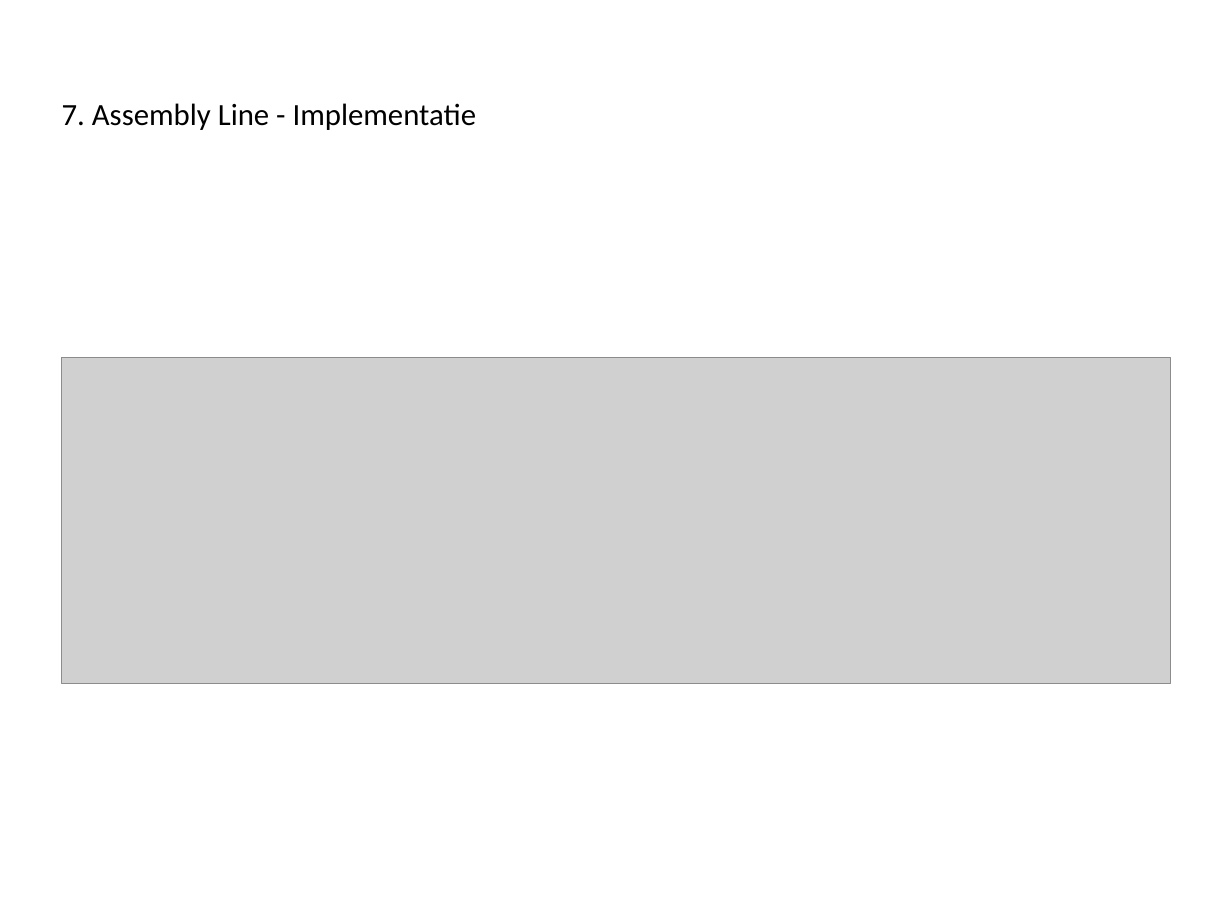
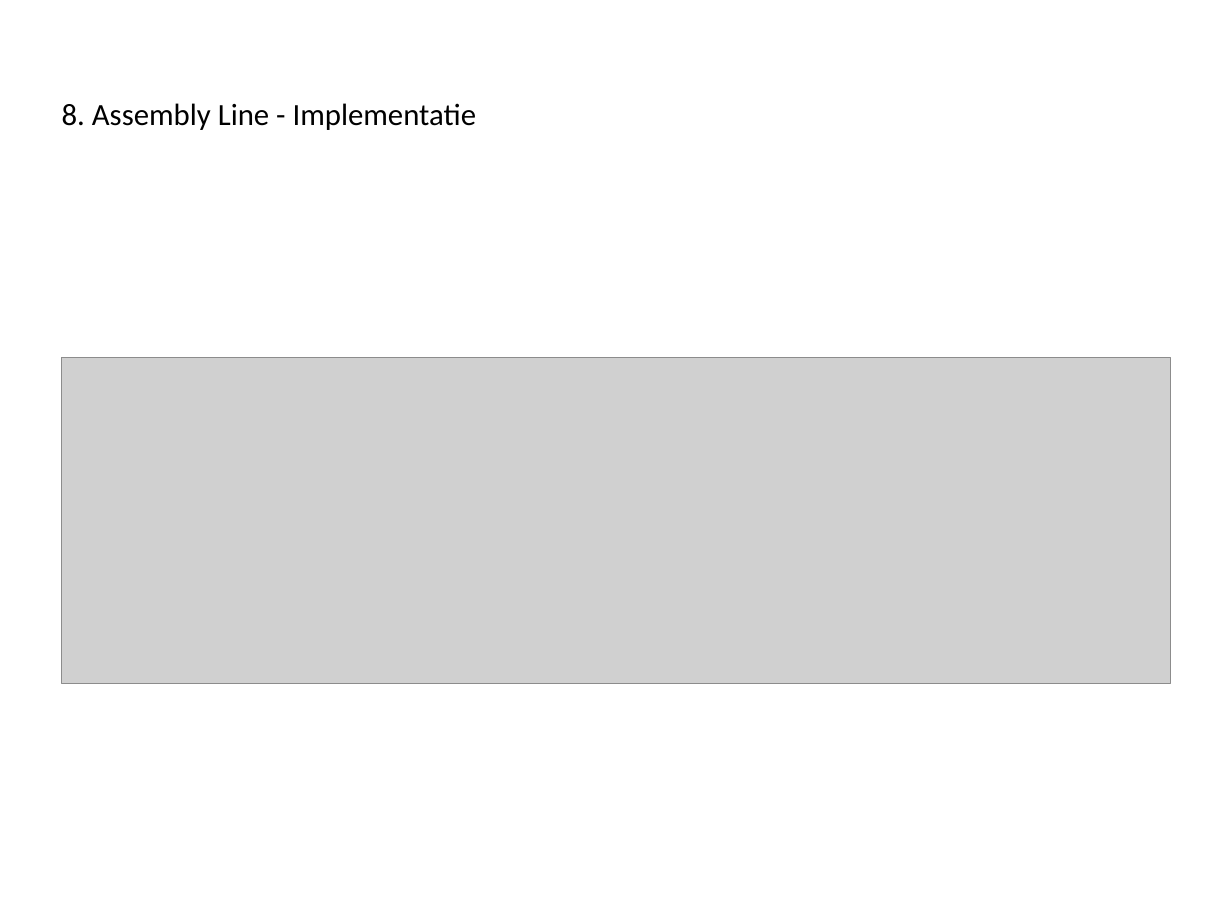
Before and after one commit to Novarg1/SWOP21, a slide deck: slide 21 of presentatie/Presentatie_Iteratie3_aanpassingenWonne21h59.ppt (slide 18 before the commit). Drawn at 1232x924 pixels with LibreOffice and Linux fonts; fonts in the diff are those of the drawing; grey boxes stand for pictures. Boxes give left, top, right and bottom in pixels: in the first picture for what was removed or moved away, otherwise in the second. Text is boxed around its words. In the diff, an @@ line names an element or a change of style, - is before the commit and + after.

```diff
--- a/presentatie/Presentatie_Iteratie3_aanpassingenWonne21h59.ppt
+++ b/presentatie/Presentatie_Iteratie3_aanpassingenWonne21h59.ppt
@@ title at <box>62,103,476,130</box>: text changed @@
-7. Assembly Line - Implementatie
+8. Assembly Line - Implementatie
```
Also in this commit, not shown: 18 other slides changed, 1 slide added.
